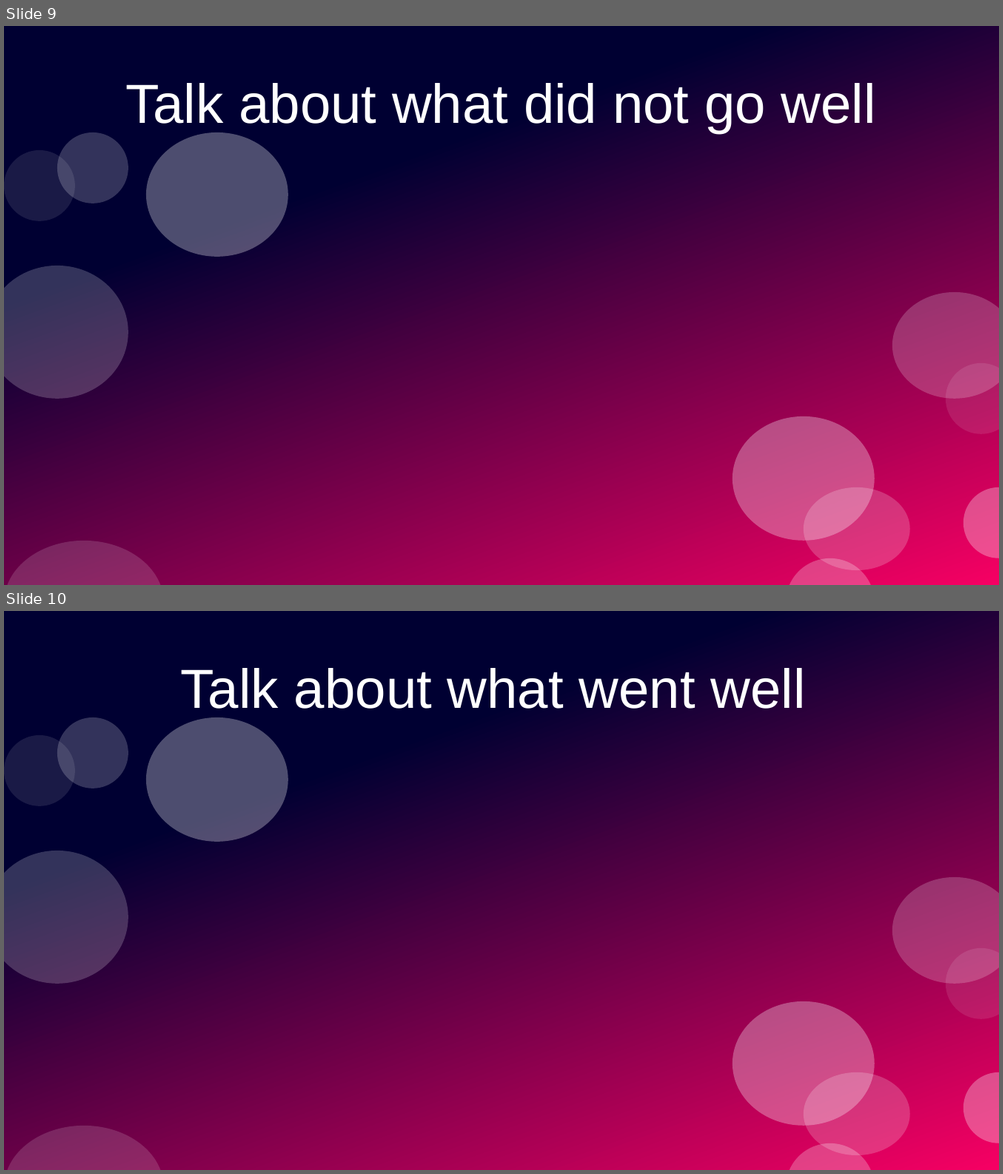
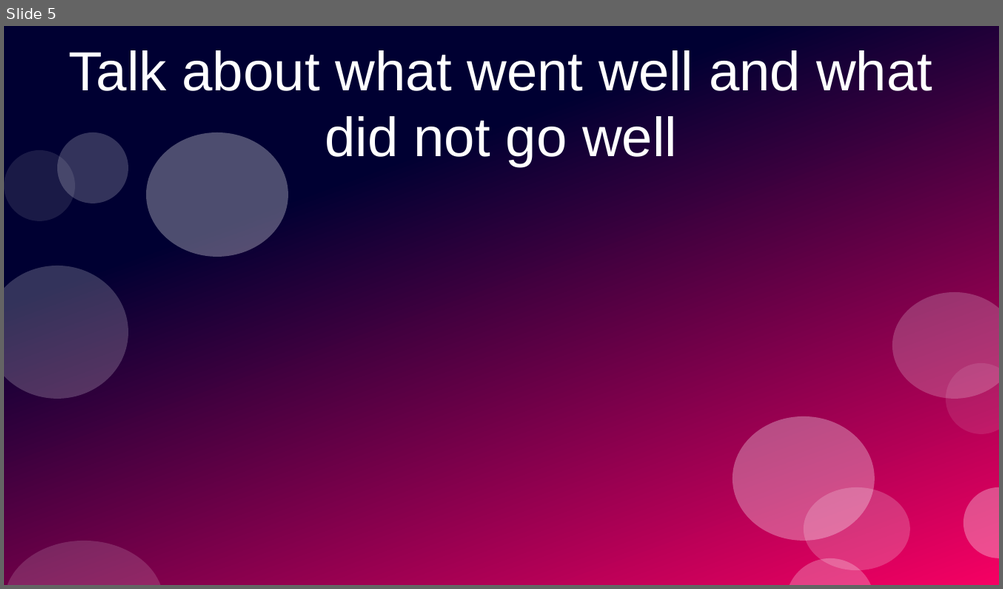
Before and after one commit to PrototypeProto/COP_4331_Small-Project, a slide deck: Pres.pptx. Shown one above the other, each under a label of ours: slides 9 and 10 before the commit, slide 5 after it. The pictures are 1003x1174 and 1003x589 pixels, drawn with LibreOffice and Linux fonts; fonts in the diff are those of the drawing. Boxes give left, top, right and bottom in pixels: in the first picture for what was removed or moved away, otherwise in the second. Text is boxed around its words. In the diff, an @@ line names an element or a change of style, - is before the commit and + after.

```diff
--- a/Pres.pptx
+++ b/Pres.pptx
@@ slide 10 removed at bbox=[4, 611, 999, 1170], background #FFFFFF; not listed: 12 template elements that a slide beside it also shows @@
@@ title removed at bbox=[181, 668, 805, 718] @@
-Talk about what went well
@@ what was slide 9 is now slide 5 @@
@@ slide 5 changed as well @@
@@ title at bbox=[68, 50, 932, 167]: text changed @@
-Talk about what did not go well
+Talk about what went well and what did not go well
```
Also in this commit, not shown: 1 other slide changed, 5 slides added, 8 other slides removed.
